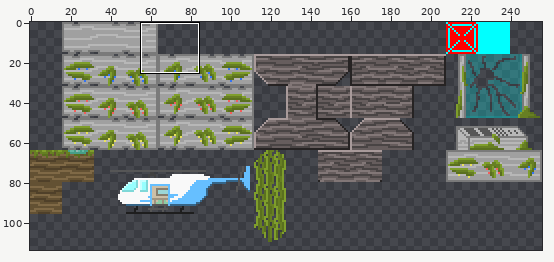
One commit to this sprite sheet: Super Probe Quest/assets/images/rexjump/rextiles.png. Above: a wide view before the commit, with the close-up outlined.
Close-up. Old version:
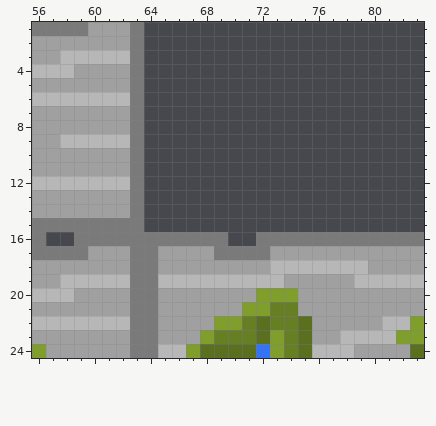
The file is 256x256 pixels. Colours within 5 levels of each other are drawn and written as one. Shown: x 56..83, y 1..24. The wide view leaves out empty margins.
New version:
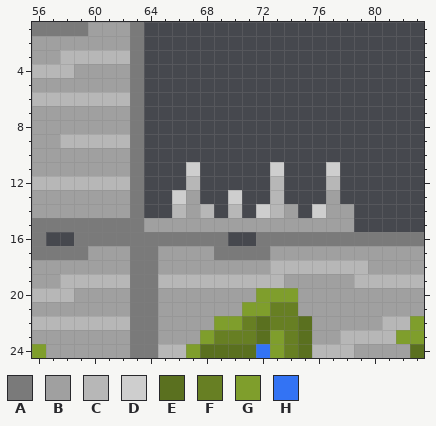
Palette (. is transparent): A #7a7a7a  B #a0a0a0  C #b7b7b7  D #cecece  E #5a701f  F #677f23  G #7f9e2c  H #3373f4
The edit:
y 11: x 67 . -> D; x 73 . -> D; x 77 . -> D
y 12: x 67 . -> C; x 73 . -> C; x 77 . -> C
y 13: x 66..67 .. -> DB; x 70 . -> D; x 73 . -> C; x 77 . -> B
y 14: x 66..68 ... -> CBC; x 70 . -> C; x 72..74 ... -> DCB; x 76..78 ... -> DBB
y 15: x 64..78 ............... -> BBBBBBBBBBBBBBB
Changed places in both close-ups, as pixel boxes (x1, y1, x2, y2):
added: (144, 162, 354, 232)
